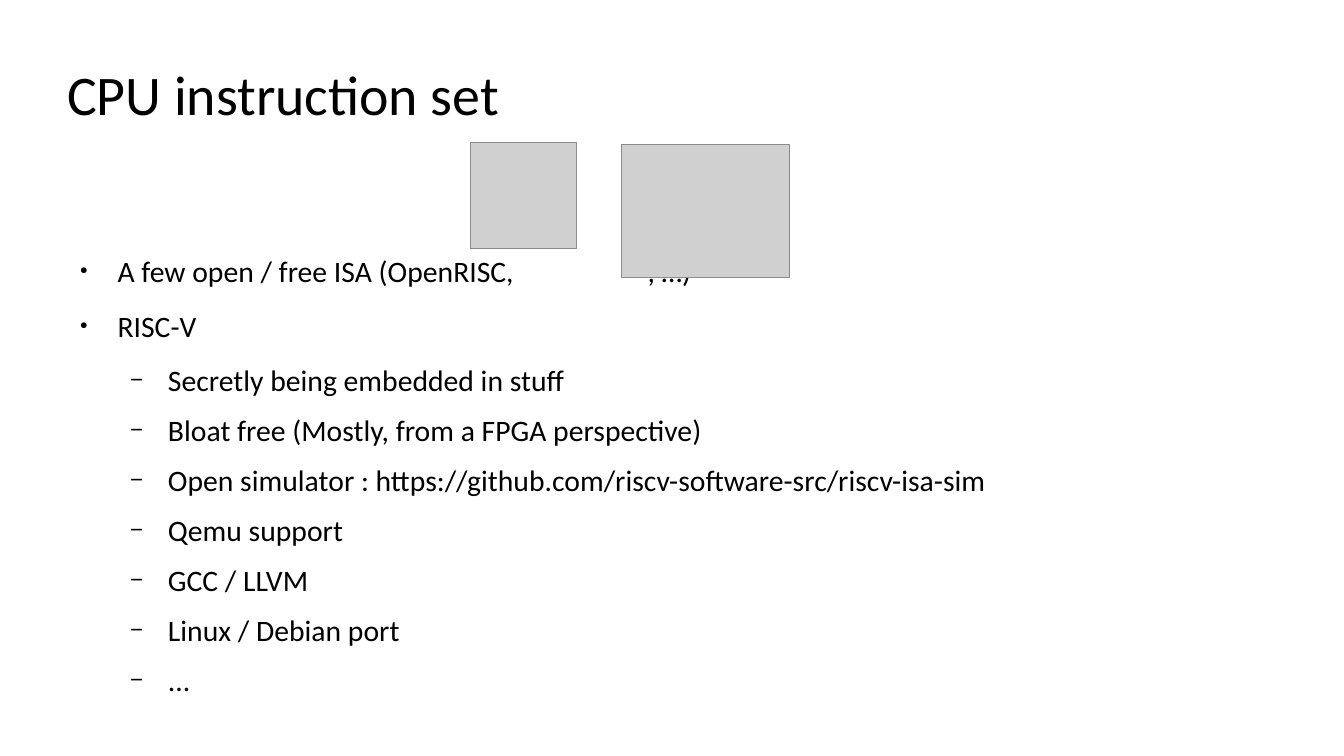
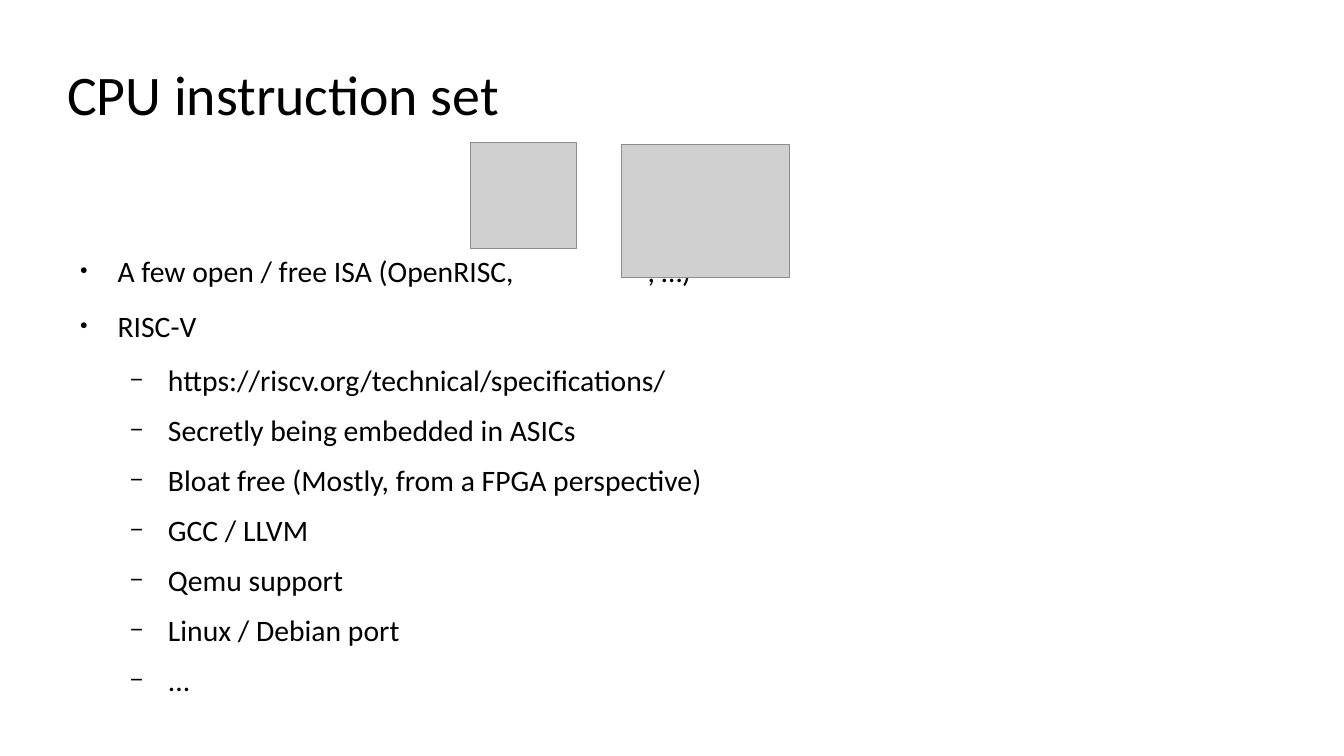
Before and after one commit to SpinalHDL/SpinalDoc, a slide deck: slide 7 of presentation/en/37c3_271223/37c3_271223.odp. Drawn at 1344x756 pixels with LibreOffice and Linux fonts; fonts in the diff are those of the drawing; grey boxes stand for pictures. Boxes give left, top, right and bottom in pixels: in the first picture for what was removed or moved away, otherwise in the second. Text is boxed around its words. In the diff, an @@ line names an element or a change of style, - is before the commit and + after.

```diff
--- a/presentation/en/37c3_271223/37c3_271223.odp
+++ b/presentation/en/37c3_271223/37c3_271223.odp
@@ text at [168,370,665,446]: text changed @@
-  − Secretly being embedded in stuff
+  − https://riscv.org/technical/specifications/
+  − Secretly being embedded in ASICs
@@ text at [168,521,308,542]: text changed @@
-  − Open simulator : https://github.com/riscv-software-src/riscv-isa-sim
+  − GCC / LLVM
@@ text at [168,571,308,592]: paragraph removed @@
-  − GCC / LLVM
```
Also in this commit, not shown: 20 other slides changed, 5 slides added, 2 other files.
